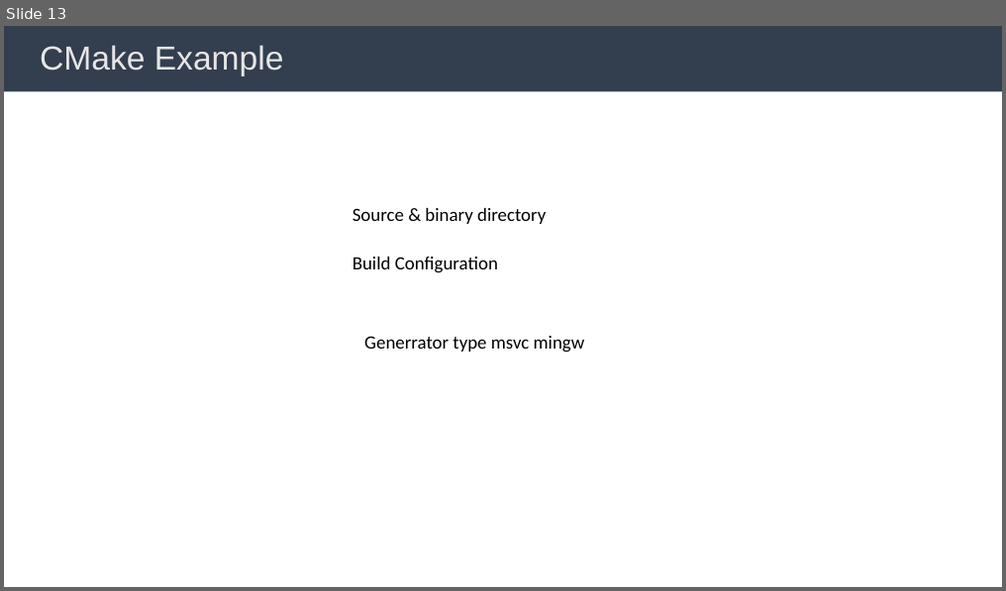
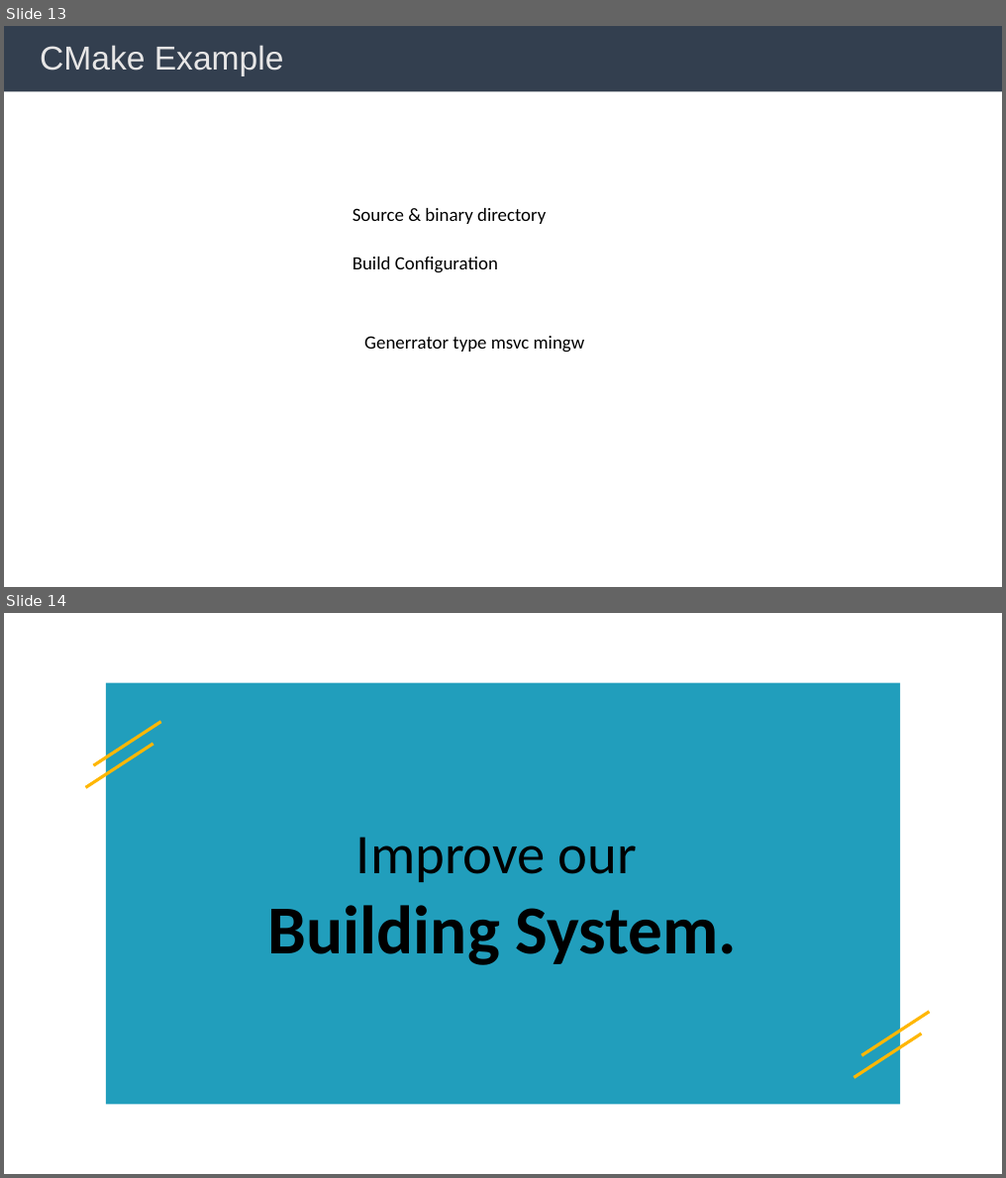
Before and after one commit to BingHanLin/Learn_Modern_CMake, a slide deck: cmake notes.pptx. Shown one above the other, each under a label of ours: slide 13 before the commit, slides 13 and 14 after it. The pictures are 1006x591 and 1006x1178 pixels, drawn with LibreOffice and Linux fonts; fonts in the diff are those of the drawing; background and template pictures are left out. Boxes give left, top, right and bottom in pixels: in the first picture for what was removed or moved away, otherwise in the second. Text is boxed around its words. In the diff, an @@ line names an element or a change of style, - is before the commit and + after.

```diff
--- a/cmake notes.pptx
+++ b/cmake notes.pptx
@@ slide 14 added at <box>4,613,1002,1174</box>, background #FFFFFF @@
@@ rectangle added at <box>106,682,900,1104</box>, fill #219EBC @@
@@ line added from (161, 722) to (94, 765), #FFB703 3 pt @@
@@ line added from (152, 744) to (85, 787), #FFB703 3 pt @@
@@ text added at <box>268,837,738,965</box>, 66 pt, text #000000, bold @@
+Improve our
+Building System.
@@ line added from (930, 1012) to (862, 1057), #FFB703 3 pt @@
@@ line added from (922, 1034) to (853, 1078), #FFB703 3 pt @@
```
Also in this commit, not shown: 3 slides changed, 3 other slides added, 2 other files.
